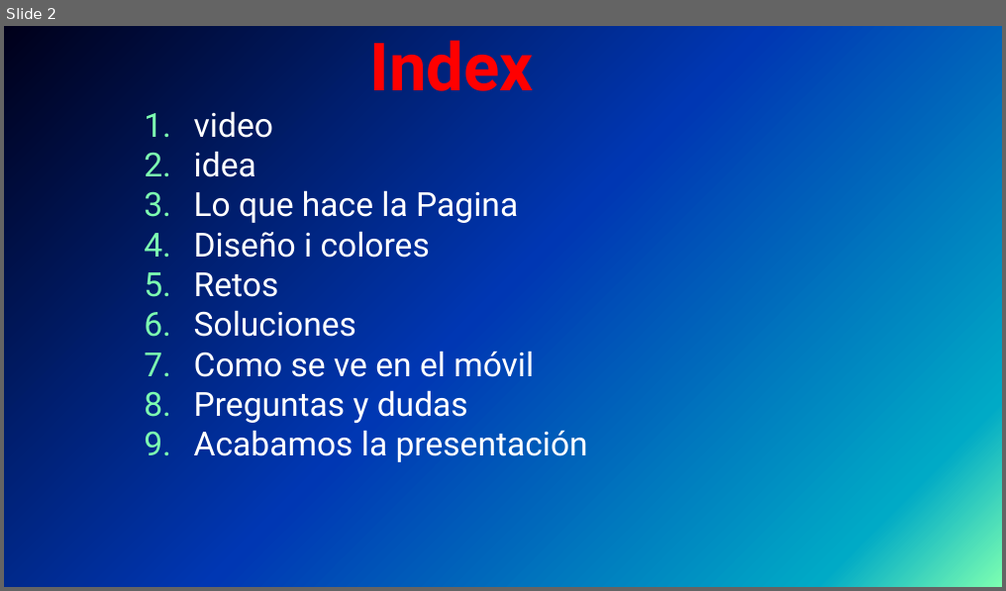
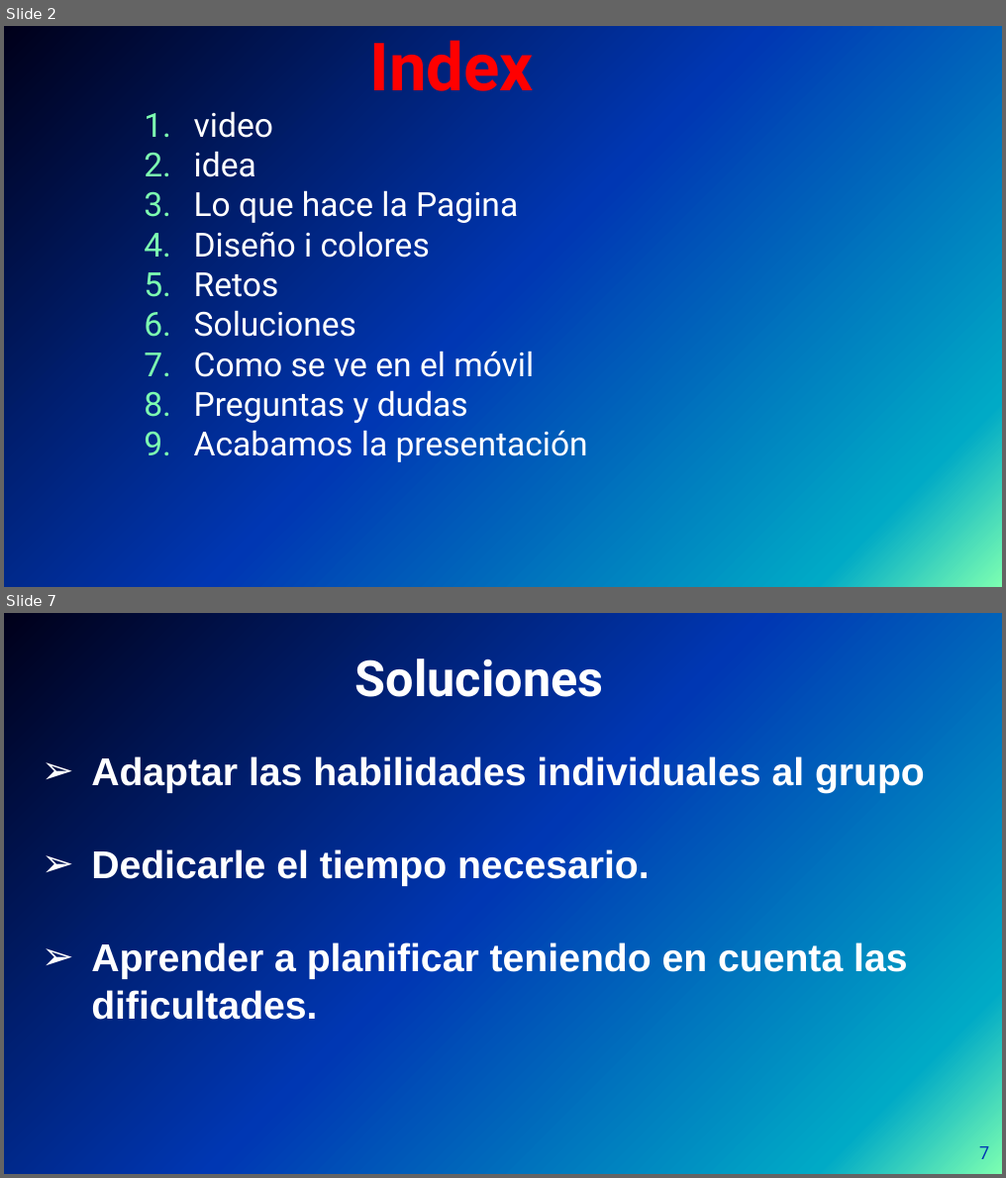
Before and after one commit to Tiinocm/ProyectoIntegrado, a slide deck: carles/presentacion de cronos.pptx. Shown one above the other, each under a label of ours: slide 2 before the commit, slides 2 and 7 after it; the slides between them are not shown. The pictures are 1006x591 and 1006x1178 pixels, drawn with LibreOffice and Linux fonts; fonts in the diff are those of the drawing; background and template pictures are left out. Boxes give left, top, right and bottom in pixels: in the first picture for what was removed or moved away, otherwise in the second. Text is boxed around its words. In the diff, an @@ line names an element or a change of style, - is before the commit and + after.

```diff
--- a/carles/presentacion de cronos.pptx
+++ b/carles/presentacion de cronos.pptx
@@ slide 7 added at <box>4,613,1002,1174</box>, background picture (left out) @@
@@ title added at <box>355,659,603,697</box>, 36 pt, text #FFFFFF, bold @@
+Soluciones
@@ text added at <box>91,757,925,1020</box>, 28 pt, text #FFFFFF, bold @@
+➢ Adaptar las habilidades individuales al grupo
+➢ Dedicarle el tiempo necesario.
+➢ Aprender a planificar teniendo en cuenta las dificultades.
@@ page number added at <box>979,1147,989,1159</box>, 13 pt, text #0037B3 @@
+7
```
Also in this commit, not shown: 4 slides changed, 1 other slide added, 2 slides removed.
